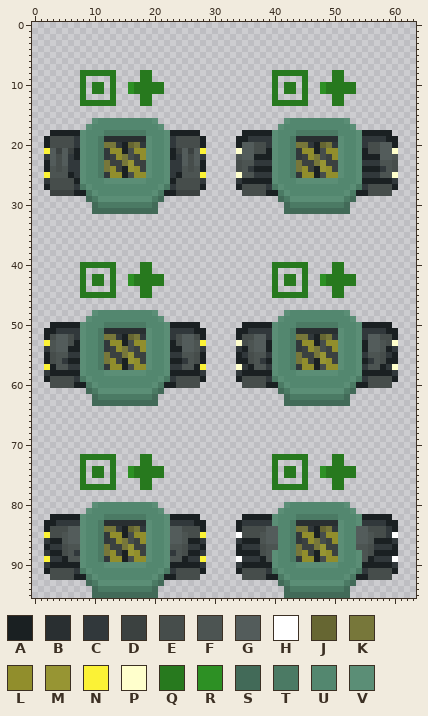
Edited in one commit: sprite sheet (Resources/Textures/_RMC14/Structures/Machines/Medical/medilink.rsi/medlink_green_clamping.png). This is how it looked before the edit.
The file is 64x96 pixels. Colours within 5 levels of each other are drawn and written as one.
Palette (. is transparent): A #1a2022  B #292f31  C #31383b  D #3b4140  E #464d4b  F #4c5452  G #535c5b  H #ffffff  J #666632  K #77773a  L #918e2c  M #979533  N #fbf236  P #ffffcc  Q #27791e  R #2d9024  S #426a58  T #4b7a64  U #53876f  V #5b8e76
Pixels before, first column x 2:
 8 ......QQQQQQ....QQ....................QQQQQQ....QQ.........
 9 ......Q....Q....QQ....................Q....Q....QQ.........
10 ......Q.QQ.Q..RQQQQQ..................Q.QQ.Q..RQQQQQ.......
11 ......Q.QQ.Q..RQQQQQ..................Q.QQ.Q..RQQQQQ.......
12 ......Q....Q....QQ....................Q....Q....QQ.........
13 ......QQQQQQ....QQ....................QQQQQQ....QQ.........
14 ...........................................................
15 ...........................................................
16 ........VUUUUUUUUUV.....................VUUUUUUUUUV........
17 .......VUUUUUUUUUUUV...................VUUUUUUUUUUUV.......
18 .AAAAAVUUUTTTTTTTUUUVAAAAA.......AAAAAVUUUTTTTTTTUUUVAAAAA.
19 AEEEECVUUTBBBBBBBVUUVCEEEEA.....AACCCCVUUTBBBBBBBVUUVCCCCAA
20 AEEEECVUUTKKCAJKCVUUVCEEEEA.....AGGEECVUUTKKCAJKCVUUVCEEGGA
21 NGDGDAVUUTCLLAELLVUUVADGDGN.....PGGEEAVUUTCLLAELLVUUVAEEGGP
22 CGEGCAVUUTCDLKEDLVUUVACGEGC.....FGGAAAVUUTCDLKEDLVUUVAAAGGF
23 AGEGCCVUUTKDDKMDDVUUVCCGEGA.....EFFCCCVUUTKDDKMDDVUUVCCCFFE
24 AFEFCCVUUTKLDAMLDVUUVCCFEFA.....EFCAAAVUUTKLDAMLDVUUVAAACFE
25 NFFFACVUUTCLLAELLVUUVCAFFFN.....PFFCCCVUUTCLLAELLVUUVCCCFFP
26 CEEEEAVUUUVVVVVVVUUUVAEEEEC.....CAAAAAVUUUVVVVVVVUUUVAAAAAC
27 AEEEECTVUUUUUUUUUUUVTCEEEEA.....AEEEECTVUUUUUUUUUUUVTCEEEEA
28 .DDDDAATVUUUUUUUUUVTAADDDD.......EEEEAATVUUUUUUUUUVTAAEEEE.
29 .......STVVVVVVVVVTS...................STVVVVVVVVVTS.......
30 ........STTTTTTTTTS.....................STTTTTTTTTS........
31 ........SSSSSSSSSSS.....................SSSSSSSSSSS........
32 ...........................................................
33 ...........................................................
34 ...........................................................
35 ...........................................................
36 ...........................................................
37 ...........................................................
38 ...........................................................
39 ...........................................................
40 ......QQQQQQ....QQ....................QQQQQQ....QQ.........
41 ......Q....Q....QQ....................Q....Q....QQ.........
42 ......Q.QQ.Q..RQQQQQ..................Q.QQ.Q..RQQQQQ.......
43 ......Q.QQ.Q..RQQQQQ..................Q.QQ.Q..RQQQQQ.......
44 ......Q....Q....QQ....................Q....Q....QQ.........
45 ......QQQQQQ....QQ....................QQQQQQ....QQ.........
46 ...........................................................
47 ...........................................................
48 ........VUUUUUUUUUV.....................VUUUUUUUUUV........
49 .......VUUUUUUUUUUUV...................VUUUUUUUUUUUV.......
50 .AAAAAVUUUTTTTTTTUUUVAAAAA.......AAAAAVUUUTTTTTTTUUUVAAAAA.
51 AACCCCVUUTBBBBBBBVUUVCCCCAA.....AACCCCVUUTBBBBBBBVUUVCCCCAA
52 AEGGECVUUTKKCAJKCVUUVCEGGEA.....AEEGGCVUUTKKCAJKCVUUVCGGEEA
53 NFGGEAVUUTCLLAELLVUUVAEGGFN.....PEFGGAVUUTCLLAELLVUUVAGGFEP
54 CFGGAAVUUTCDLKEDLVUUVAAGGFC.....CAFGGAVUUTCDLKEDLVUUVAGGFAC
55 AEFFCCVUUTKDDKMDDVUUVCCFFEA.....ACEFFCVUUTKDDKMDDVUUVCFFECA
56 AEFCAAVUUTKLDAMLDVUUVAACFEA.....AAEFCAVUUTKLDAMLDVUUVACFEAA
57 NAFFCCVUUTCLLAELLVUUVCCFFAN.....PCAFFCVUUTCLLAELLVUUVCFFACP
58 CAAAAAVUUUVVVVVVVUUUVAAAAAC.....CAAAAAVUUUVVVVVVVUUUVAAAAAC
59 AEEEECTVUUUUUUUUUUUVTCEEEEA.....AEEEECTVUUUUUUUUUUUVTCEEEEA
60 .EEEEAATVUUUUUUUUUVTAAEEEE.......EEEEAATVUUUUUUUUUVTAAEEEE.
61 .......STVVVVVVVVVTS...................STVVVVVVVVVTS.......
62 ........STTTTTTTTTS.....................STTTTTTTTTS........
63 ........SSSSSSSSSSS.....................SSSSSSSSSSS........
64 ...........................................................
65 ...........................................................
66 ...........................................................
67 ...........................................................
68 ...........................................................
69 ...........................................................
70 ...........................................................
71 ...........................................................
72 ......QQQQQQ....QQ....................QQQQQQ....QQ.........
73 ......Q....Q....QQ....................Q....Q....QQ.........
74 ......Q.QQ.Q..RQQQQQ..................Q.QQ.Q..RQQQQQ.......
75 ......Q.QQ.Q..RQQQQQ..................Q.QQ.Q..RQQQQQ.......
76 ......Q....Q....QQ....................Q....Q....QQ.........
77 ......QQQQQQ....QQ....................QQQQQQ....QQ.........
78 ...........................................................
79 ...........................................................
80 ........VUUUUUUUUUV.....................VUUUUUUUUUV........
81 .......VUUUUUUUUUUUV...................VUUUUUUUUUUUV.......
82 .AAAAAVUUUTTTTTTTUUUVAAAAA.......AAAAAVUUUTTTTTTTUUUVAAAAA.
83 AACCCCVUUTBBBBBBBVUUVCCCCAA.....ACCCCCVUUTBBBBBBBVUUVCCCCAA
84 AEEEGGVUUTKKCAJKCVUUVGGEEEA.....AEEEEGGUUTKKCAJKCVUUGGEEECA
85 NEEFGGVUUTCLLAELLVUUVGGFEEN.....HEEEFGGUUTCLLAELLVUUGGFEECH
86 CAAFGGVUUTCDLKEDLVUUVGGFAAC.....CAAAFGGUUTCDLKEDLVUUGGFAAAC
87 ACCEFFVUUTKDDKMDDVUUVFFECCA.....ACCCEFFUUTKDDKMDDVUUFFECCCA
88 CAAEFCVUUTKLDAMLDVUUVCFEAAC.....AAAAEFVUUTKLDAMLDVUUVFEAAAA
89 NCCAFFVUUTCLLAELLVUUVFFACCN.....HCCCAFVUUTCLLAELLVUUVFACCCH
90 CAAAAAVUUUVVVVVVVUUUVAAAAAC.....CAAAAAVUUUVVVVVVVUUUVAAAAAC
91 AEEEECTVUUUUUUUUUUUVTCEEEEA.....AEEEECTVUUUUUUUUUUUVTCEEEEA
92 .EEEEAATVUUUUUUUUUVTAAEEEE.......EEEEAATVUUUUUUUUUVTAAEEEE.
93 .......STVVVVVVVVVTS...................STVVVVVVVVVTS.......
94 ........STTTTTTTTTS.....................STTTTTTTTTS........
95 ........SSSSSSSSSSS.....................SSSSSSSSSSS........
After:
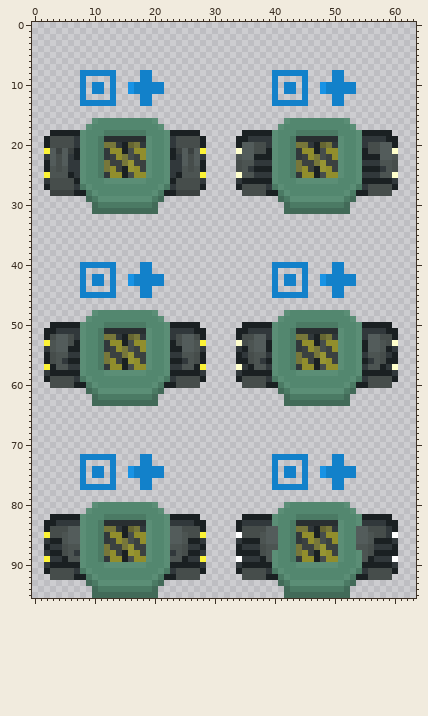
Diff:
colour Q: #27791e -> #1281ca
colour R: #2d9024 -> #1893e5
Boxes around the changes in both pictures, in picture pixels (x1, y1, x2, y2):
changed: (80, 70, 164, 106)
changed: (272, 70, 356, 106)
changed: (80, 262, 164, 298)
changed: (272, 262, 356, 298)
changed: (80, 454, 164, 490)
changed: (272, 454, 356, 490)
